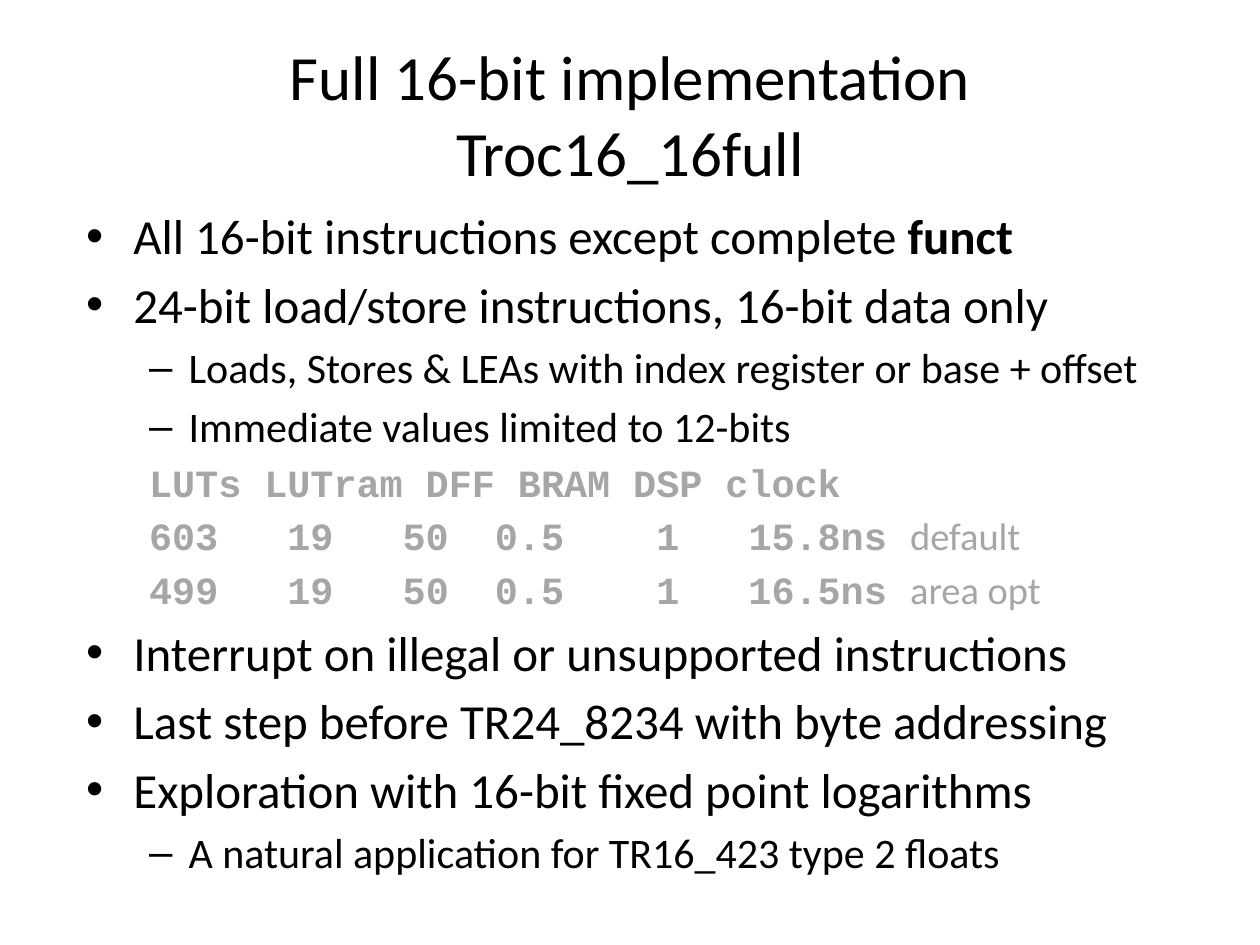
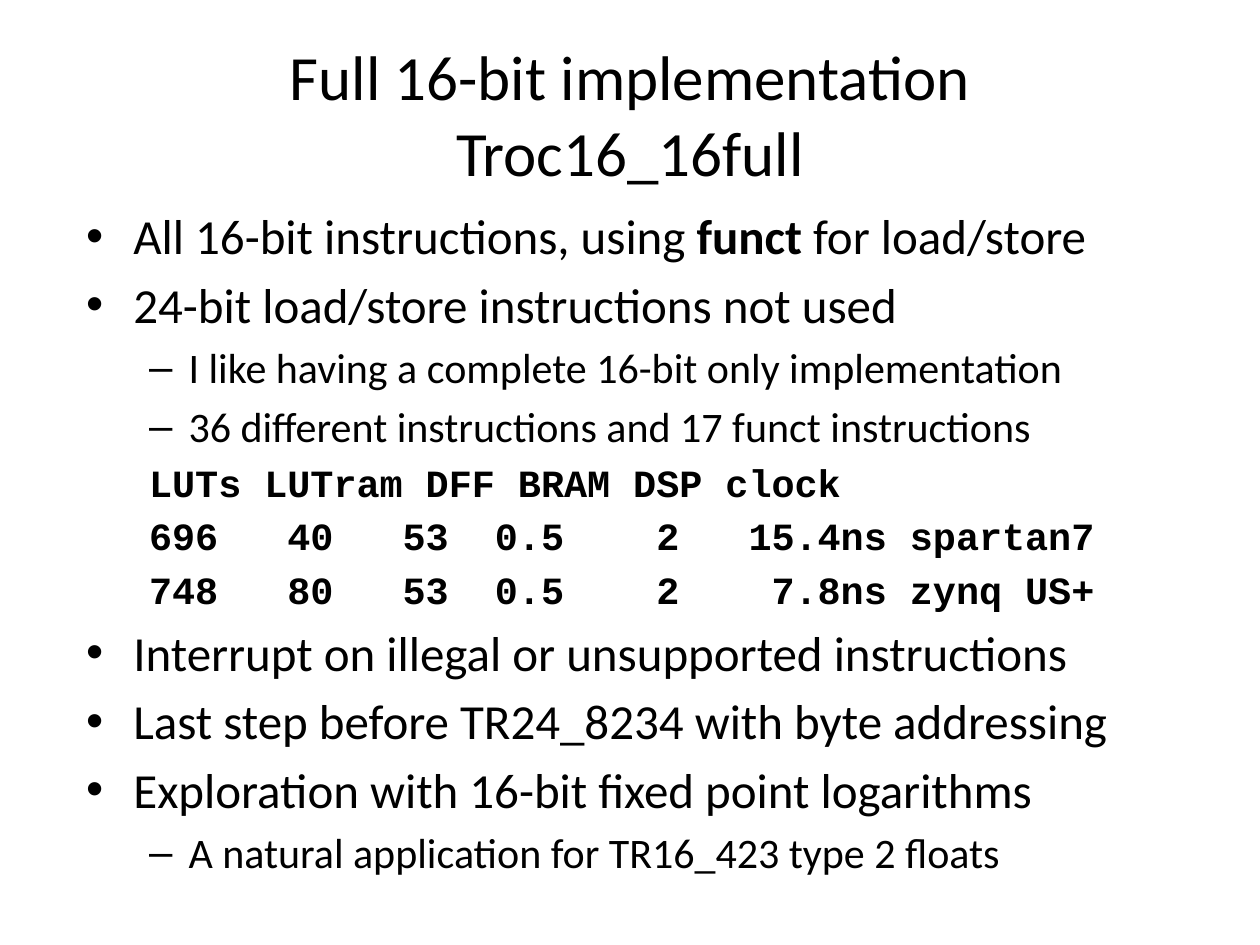
Before and after one commit to jimbrake/TROC16_16, a slide deck: slide 19 of DIY_soft-core_uP.pptx (slide 18 before the commit). Drawn at 1260x945 pixels with LibreOffice and Linux fonts; fonts in the diff are those of the drawing. Boxes give left, top, right and bottom in pixels: in the first picture for what was removed or moved away, otherwise in the second. Text is boxed around its words. In the diff, an @@ line names an element or a change of style, - is before the commit and + after.

```diff
--- a/DIY_soft-core_uP.pptx
+++ b/DIY_soft-core_uP.pptx
@@ text at box(133, 220, 1086, 443): text changed; size 28 to 24 pt @@
-• All 16-bit instructions except complete funct
-• 24-bit load/store instructions, 16-bit data only
-  – Loads, Stores & LEAs with index register or base + offset
-  – Immediate values limited to 12-bits
+• All 16-bit instructions, using funct for load/store
+• 24-bit load/store instructions not used
+  – I like having a complete 16-bit only implementation
+  – 36 different instructions and 17 funct instructions
@@ text at box(149, 469, 840, 498): text colour #A6A6A6 to #000000 in "LUTs LUTram DFF BRAM DSP clock" @@
@@ text at box(149, 524, 1094, 612): text changed; text colour #A6A6A6 to #000000 @@
-  603 19 50 0.5 1 15.8ns default
-  499 19 50 0.5 1 16.5ns area opt
+  696 40 53 0.5 2 15.4ns spartan7
+  748 80 53 0.5 2 7.8ns zynq US+
```
Also in this commit, not shown: 12 other slides changed, 1 slide added.
